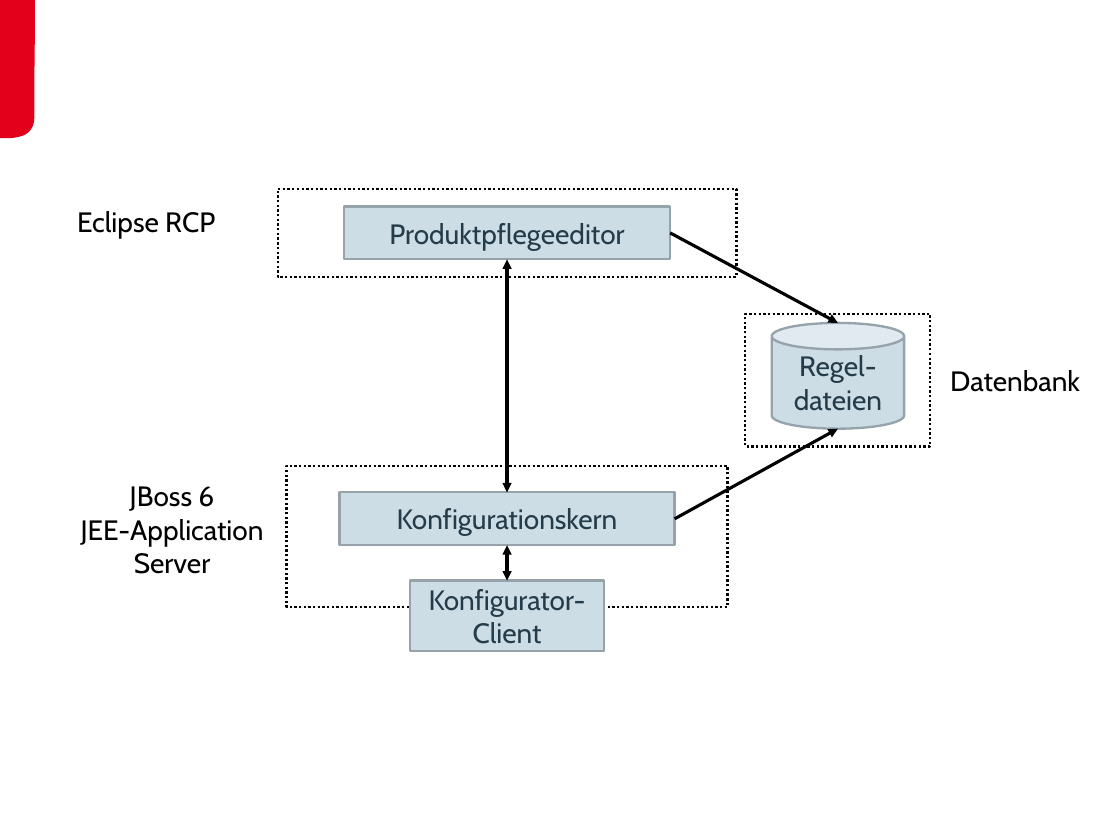
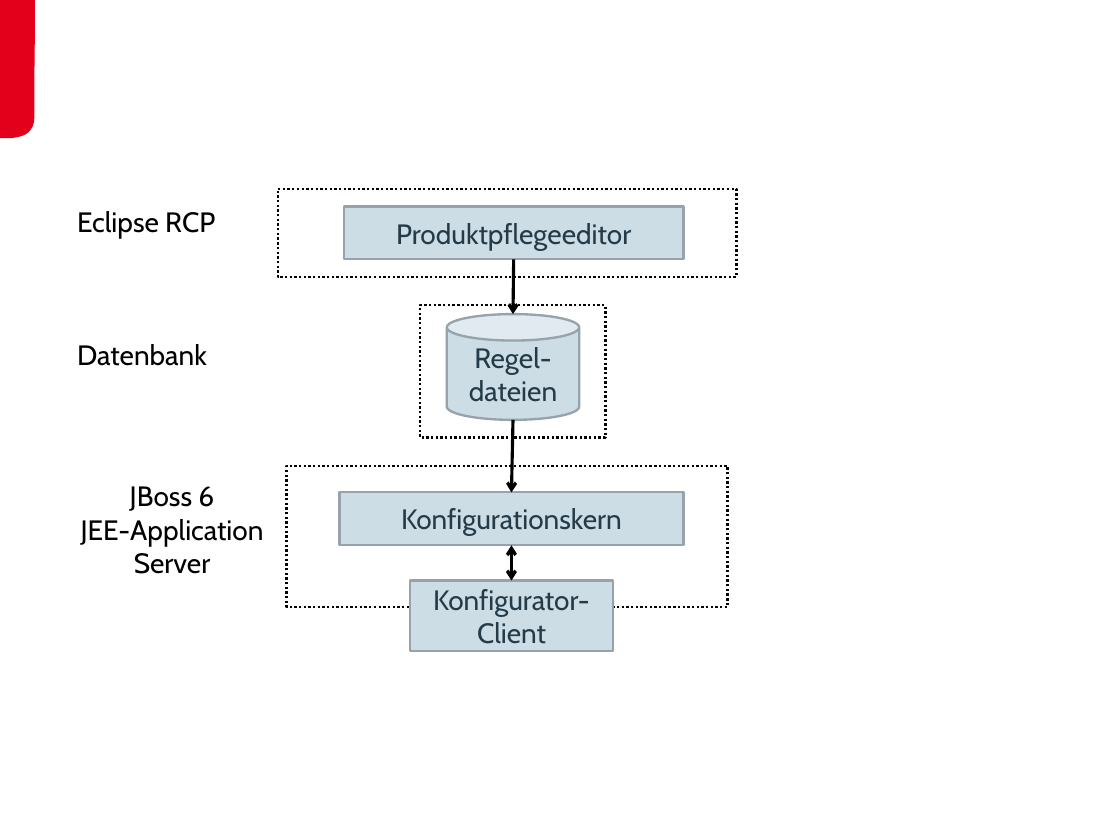
Before and after one commit to leubedane/thesis, a slide deck: slide 2 of images/merlin_architektur.pptx. Drawn at 1120x840 pixels with LibreOffice and Linux fonts; fonts in the diff are those of the drawing; background and template pictures are left out. Boxes give left, top, right and bottom in pixels: in the first picture for what was removed or moved away, otherwise in the second. Text is boxed around its words. In the diff, an @@ line names an element or a change of style, - is before the commit and + after.

```diff
--- a/images/merlin_architektur.pptx
+++ b/images/merlin_architektur.pptx
@@ rectangle "Produktpflegeeditor": place and size @@
-rectangle "Produktpflegeeditor" at <box>344,206,670,259</box>
+rectangle "Produktpflegeeditor" at <box>344,206,683,259</box>
@@ double arrow removed from (507, 493) to (507, 260) @@
@@ arrow moved from (838, 323) - (670, 233) to (513, 315) - (514, 260) @@
@@ arrow (513, 315) - (514, 260): arrowheads changed @@
@@ rectangle: place and size @@
-rectangle at <box>745,315,930,447</box>
+rectangle at <box>420,306,605,438</box>
@@ cylinder "Regel-dateien": place and size @@
-cylinder "Regel-dateien" at <box>772,323,904,428</box>
+cylinder "Regel-dateien" at <box>447,315,579,420</box>
@@ text "Datenbank": place and size @@
-text "Datenbank" at <box>950,370,1080,392</box>
+text "Datenbank" at <box>77,344,207,366</box>
@@ arrow moved from (838, 429) - (674, 519) to (513, 420) - (512, 493) @@
@@ arrow (513, 420) - (512, 493): arrowheads changed @@
@@ rectangle "Konfigurationskern": place and size @@
-rectangle "Konfigurationskern" at <box>339,493,674,545</box>
+rectangle "Konfigurationskern" at <box>339,493,683,545</box>
@@ double arrow moved from (507, 580) - (507, 545) to (512, 580) - (512, 545) @@
@@ double arrow (512, 580) - (512, 545): arrowheads changed @@
@@ rectangle "Konfigurator-": place and size @@
-rectangle "Konfigurator-" at <box>410,580,604,651</box>
+rectangle "Konfigurator-" at <box>410,580,613,651</box>
```
Also in this commit, not shown: 16 other files.
